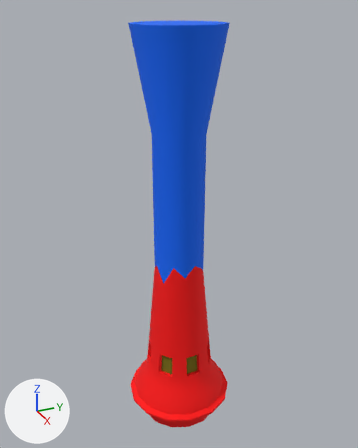
Before and after pictures for a commit that changed the FBX model Assets/Environment_Assets/Props/Pillars/body_G.FBX.
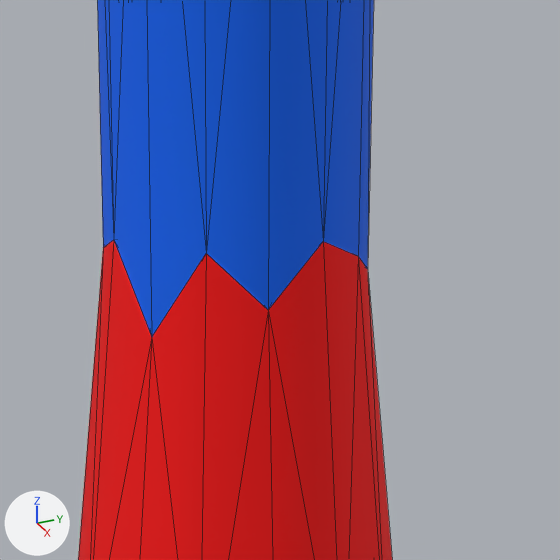
Old and new are each drawn whole from a 50 mm camera at (0.979, -0.441, 1.201) aimed at (-0.018, 0.008, 0.703) and again close up on the part from 38% to 67% of the width and 49% to 72% of the height. Lighting does not change. The marker at lower left points along +X, +Y and +Z. The close-ups show mesh edges as thin lines. Where no turn or scale is listed for an object, it has been applied to the vertices.

In view in the first close-up: 'pillar_G_bodydown', 'pillar_G_bodyup'.
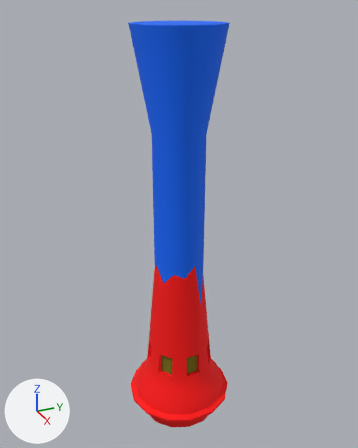
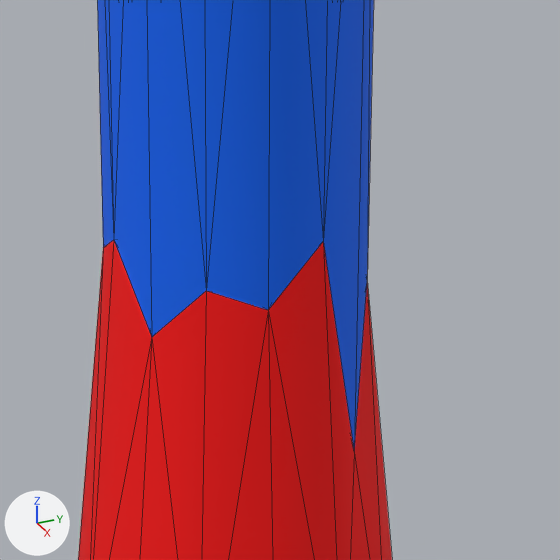
What differs and where, as boxes (x1, y1, x2, y2) in the close-ups (560 x 560 px; the box of a moved part takes in the faces that stretch with it):
'pillar_G_bodyup', reshaped
    before: (97, 0, 374, 336)
    after: (97, 0, 374, 448)
part 1 of me_mesh, moved or reshaped
    before: (152, 241, 392, 560)
    after: (152, 243, 392, 560)
part 2 of me_mesh_001, moved or reshaped
    before: (152, 0, 373, 336)
    after: (152, 0, 373, 448)

Diff of the bpy script that builds the scene:
```diff
--- a/Assets/Environment_Assets/Props/Pillars/body_G.FBX.py
+++ b/Assets/Environment_Assets/Props/Pillars/body_G.FBX.py
@@ me_mesh_001 @@
 me_mesh_001.from_pydata(...)  # 70 vertices, 124 faces; spans x -0.1..0.1, y -0.102..0.102, z 0.576..1.155
 # used by ob_pillar_g_bodyup; location = (0.0, 0.0, 0.0)
-me_mesh_001.vertices[29].co = (0.046, 0.039, 0.604)  # pixel (358, 256)
-me_mesh_001.vertices[30].co = (0.024, 0.055, 0.583)  # pixel (367, 269)
-me_mesh_001.vertices[32].co = (-0.028, 0.053, 0.603)
-me_mesh_001.vertices[40].co = (0.048, -0.036, 0.625)  # pixel (206, 253)
-me_mesh_001.vertices[43].co = (0.038, 0.033, 0.604)
-me_mesh_001.vertices[44].co = (0.02, 0.047, 0.583)
-me_mesh_001.vertices[46].co = (-0.024, 0.045, 0.603)
-me_mesh_001.vertices[54].co = (0.041, -0.03, 0.625)
+# me_mesh_001 part 2
+me_mesh_001.vertices[29].co = (0.046, 0.039, 0.501)  # pixel (354, 452)
+me_mesh_001.vertices[30].co = (0.024, 0.055, 0.577)  # pixel (367, 280)
+me_mesh_001.vertices[32].co = (-0.028, 0.053, 0.55)
+me_mesh_001.vertices[40].co = (0.048, -0.036, 0.606)  # pixel (206, 290)
+me_mesh_001.vertices[43].co = (0.038, 0.033, 0.501)
+me_mesh_001.vertices[44].co = (0.02, 0.047, 0.577)
+me_mesh_001.vertices[46].co = (-0.024, 0.045, 0.55)
+me_mesh_001.vertices[54].co = (0.041, -0.03, 0.606)
 me_mesh_001.materials.append(mat_pillar__bodyup)
@@ me_mesh @@
 me_mesh.from_pydata(...)  # 196 vertices, 392 faces; spans x -0.133..0.133, y -0.135..0.135, z 0.165..0.625
 # used by ob_pillar_g_bodydown; location = (0.0, 0.0, 0.0)
 # verts and faces of me_mesh; kept vertices keep their numbers, new ones are numbered from 196
 # before: 99 (0.046, 0.039, 0.604) at pixel (358, 256), 100 (0.024, 0.055, 0.583) at pixel (367, 269), 102 (-0.028, 0.053, 0.603), 110 (0.048, -0.036, 0.625) at pixel (206, 253), 113 (0.039, 0.033, 0.604)
 # before: 114 (0.02, 0.047, 0.583), 116 (-0.024, 0.045, 0.603), 124 (0.041, -0.03, 0.625)
+# me_mesh part 1
+verts[99] = (0.046, 0.039, 0.501)  # moved, pixel (354, 452)
+verts[113] = (0.039, 0.033, 0.501)  # moved
+verts[100] = (0.024, 0.055, 0.577)  # moved, pixel (367, 280)
+verts[114] = (0.02, 0.047, 0.577)  # moved
+verts[102] = (-0.028, 0.053, 0.55)  # moved
+verts[116] = (-0.024, 0.045, 0.55)  # moved
+verts[110] = (0.048, -0.036, 0.606)  # moved, pixel (206, 290)
+verts[124] = (0.041, -0.03, 0.606)  # moved
 me_mesh.materials.append(mat_pillar__bodydown)
+me_mesh.materials.append(mat_pillar__bodydown)
+me_mesh.materials.append(mat_pillar__bodydown)
```
